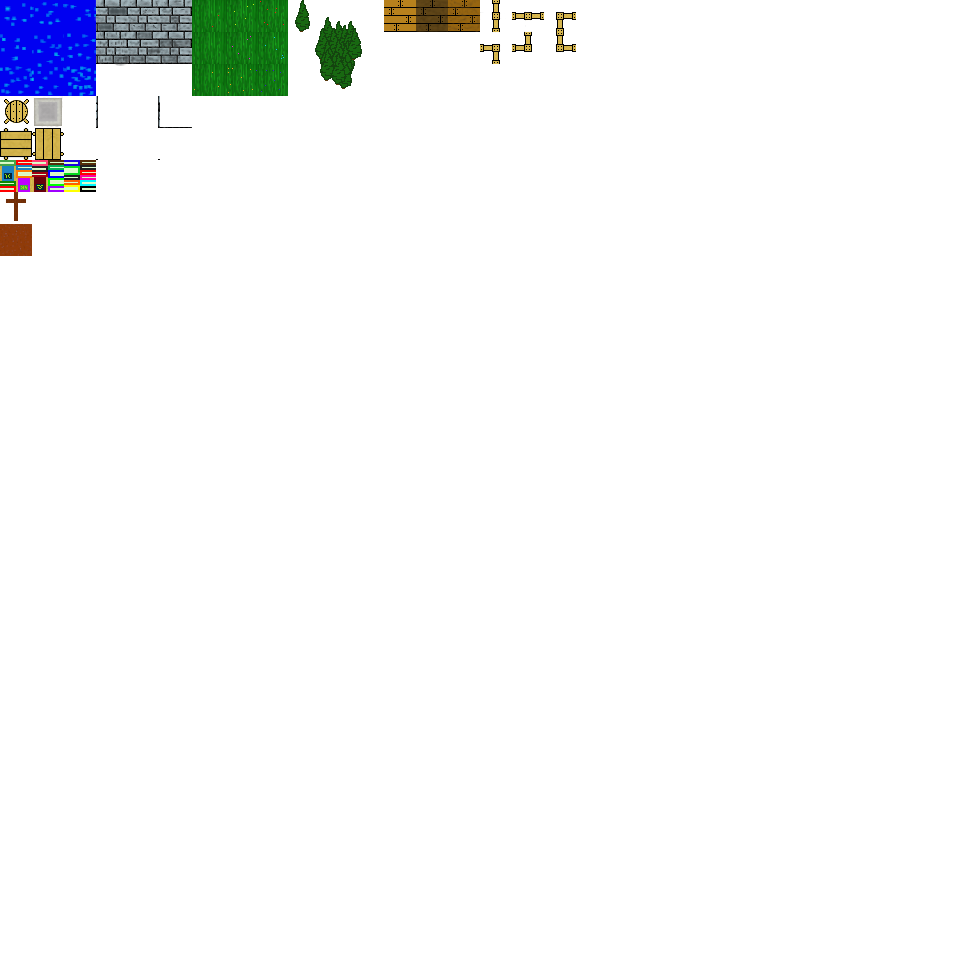
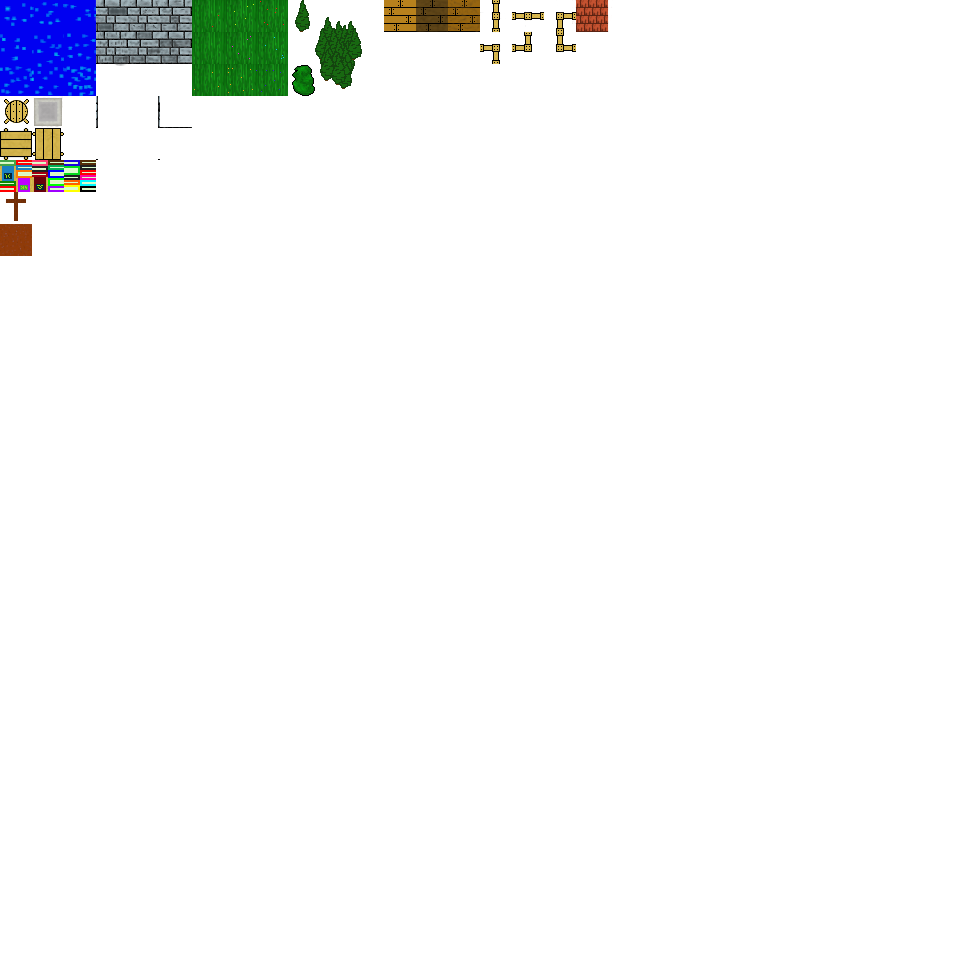
Before/after of a 960 x 960 layered artwork. What changed in the layer stack:
painted on "ShardsOfCreation.png" over [292, 0, 612, 96]
